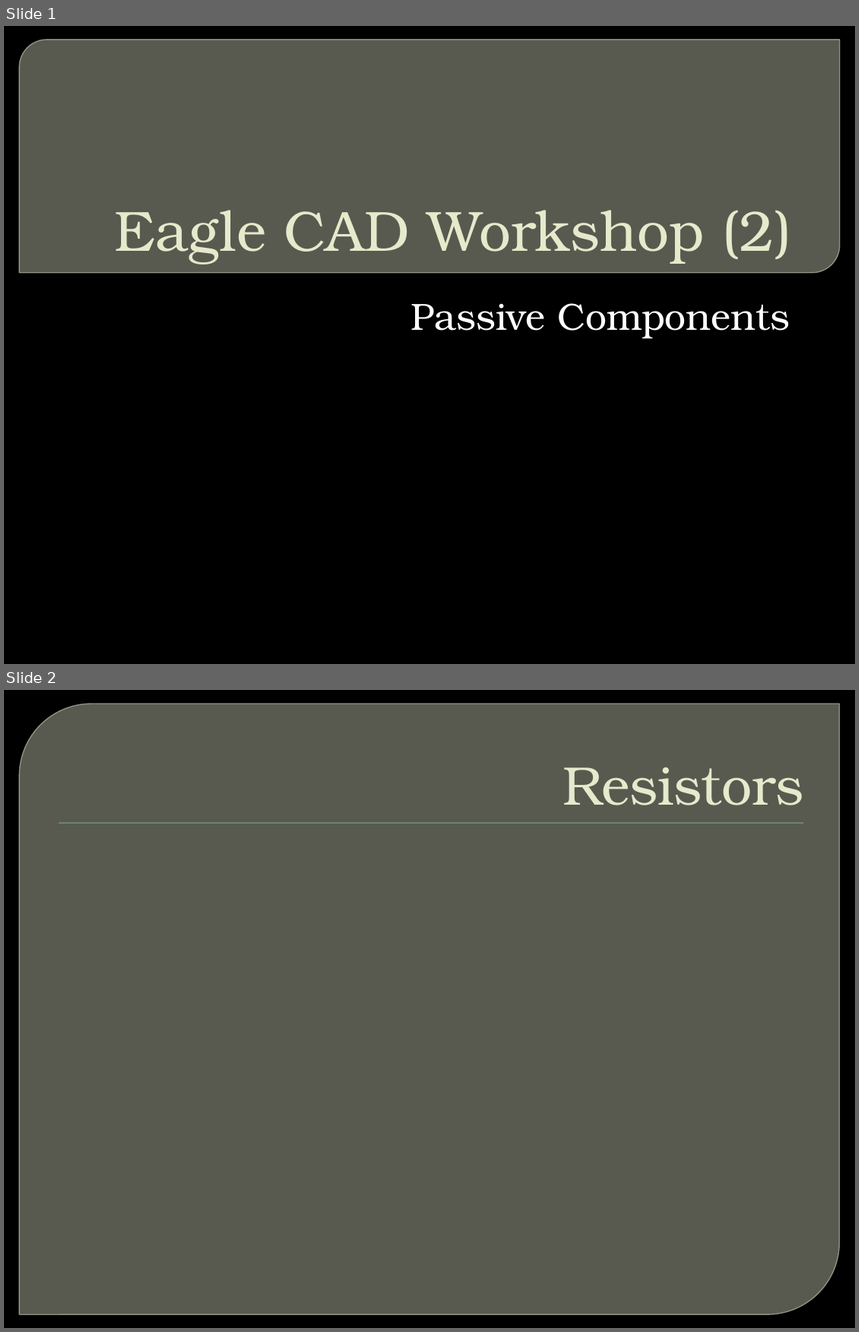
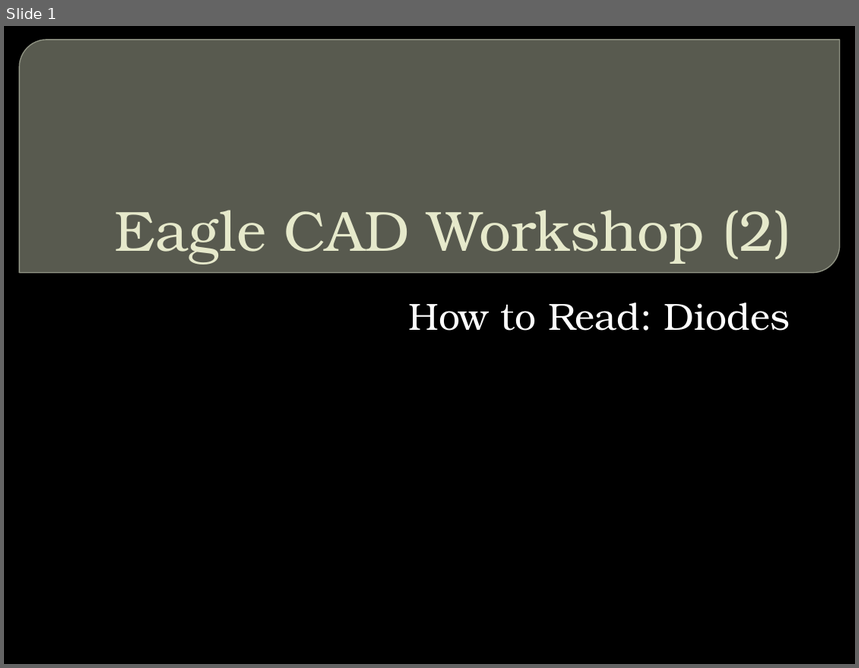
Before and after one commit to CSPon/Workshop_Materials, a slide deck: Workshop_Slides/Eagle CAD/Eagle CAD Workshop (2).pptx. Shown one above the other, each under a label of ours: slides 1 and 2 before the commit, slide 1 after it. The pictures are 859x1332 and 859x668 pixels, drawn with LibreOffice and Linux fonts; fonts in the diff are those of the drawing; grey boxes stand for pictures; background and template pictures are left out. Boxes give left, top, right and bottom in pixels: in the first picture for what was removed or moved away, otherwise in the second. Text is boxed around its words. In the diff, an @@ line names an element or a change of style, - is before the commit and + after.

```diff
--- a/Workshop_Slides/Eagle CAD/Eagle CAD Workshop (2).pptx
+++ b/Workshop_Slides/Eagle CAD/Eagle CAD Workshop (2).pptx
@@ slide 2 removed at (4,690,855,1328), background picture (left out) @@
@@ round diag rect removed at (19,704,840,1315) @@
@@ title removed at (563,768,804,806) @@
-Resistors
@@ rectangle removed at (59,823,804,824) @@
@@ slide 1 changed as well @@
@@ subtitle at (408,303,790,331): text changed @@
-Passive Components
+How to Read: Diodes
```
Also in this commit, not shown: 5 slides added, 2 other slides removed, 1 other file.
